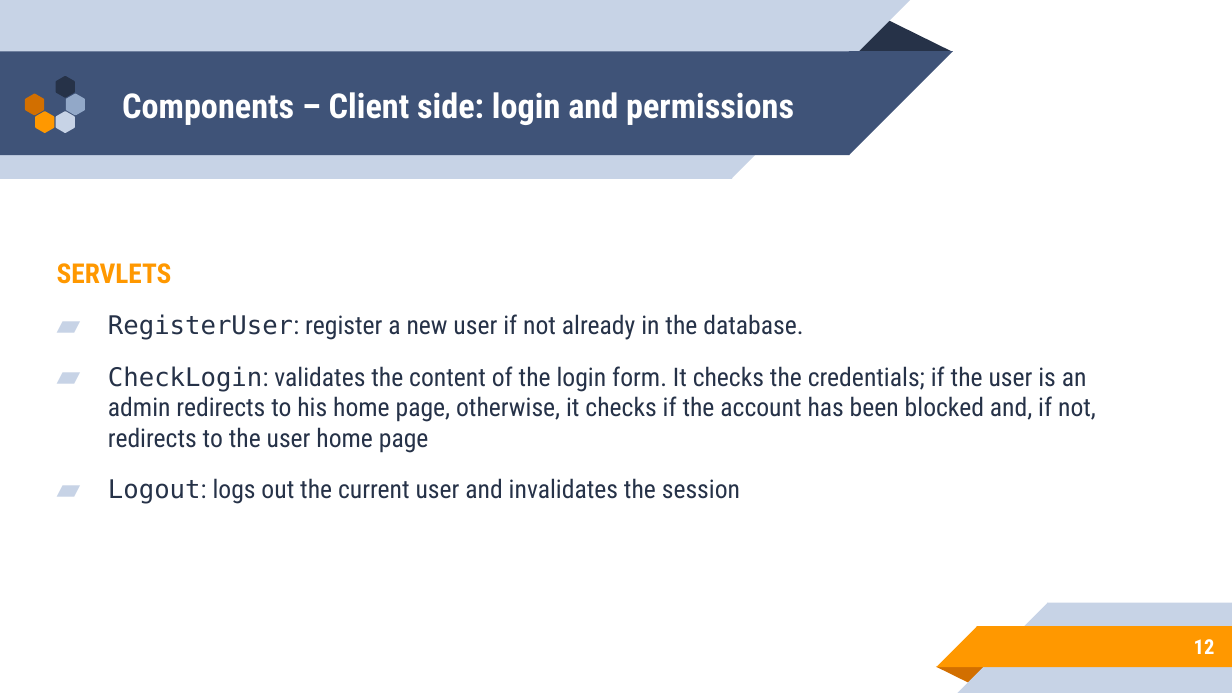
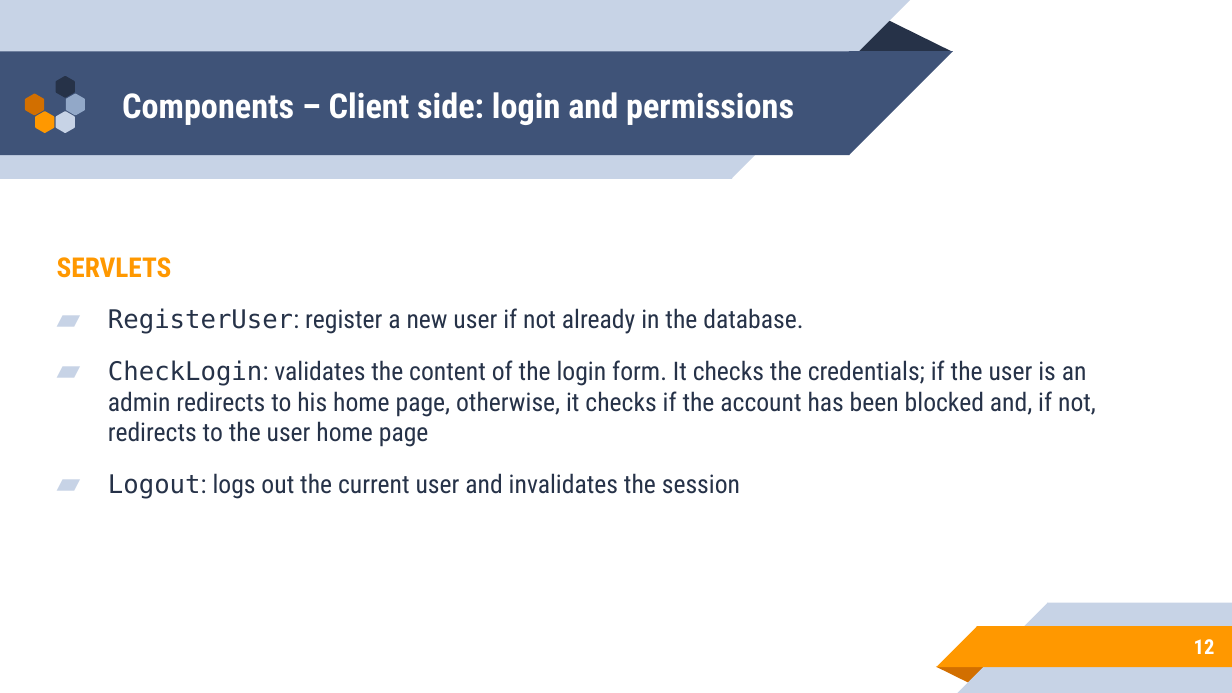
Before and after one commit to Sbi98/DB2Project, a slide deck: slide 12 of DB2 Presentation.pptx. Drawn at 1232x693 pixels with LibreOffice and Linux fonts; fonts in the diff are those of the drawing. Boxes give left, top, right and bottom in pixels: in the first picture for what was removed or moved away, otherwise in the second. Text is boxed around its words. In the diff, an @@ line names an element or a change of style, - is before the commit and + after.

```diff
--- a/DB2 Presentation.pptx
+++ b/DB2 Presentation.pptx
@@ text "SERVLETS": place and size @@
-text "SERVLETS" at bbox=[57, 263, 1096, 504]
+text "SERVLETS" at bbox=[57, 257, 1096, 499]
```
Also in this commit, not shown: 3 other slides changed.
